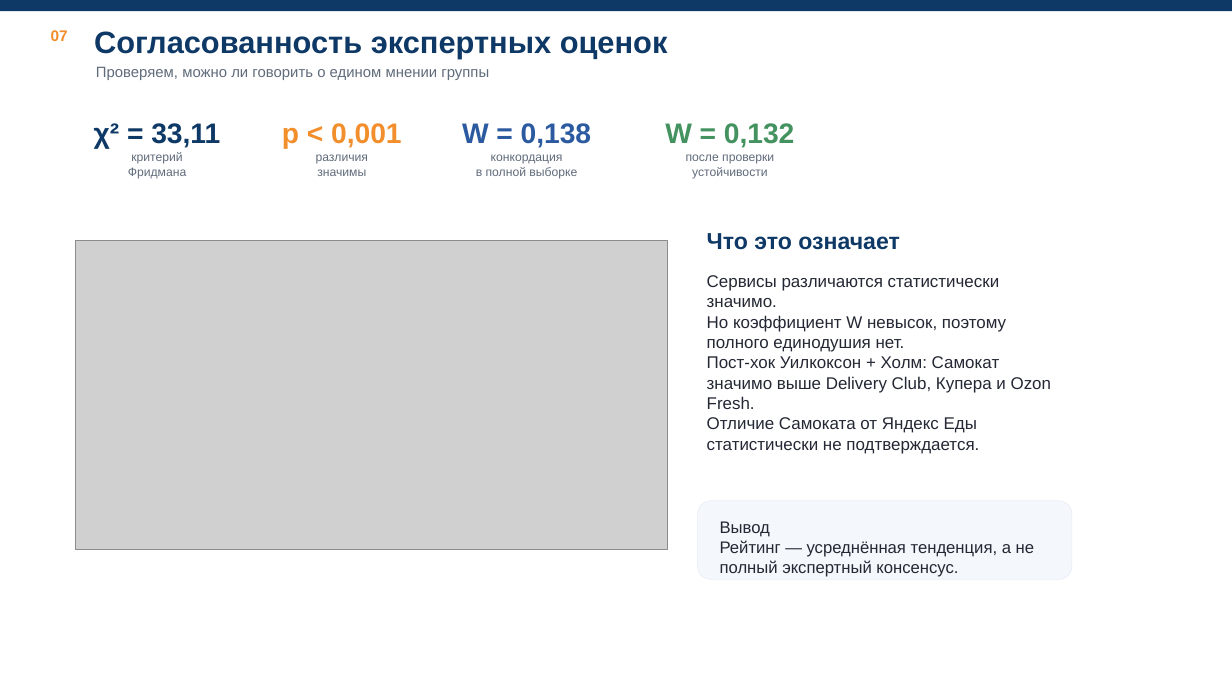
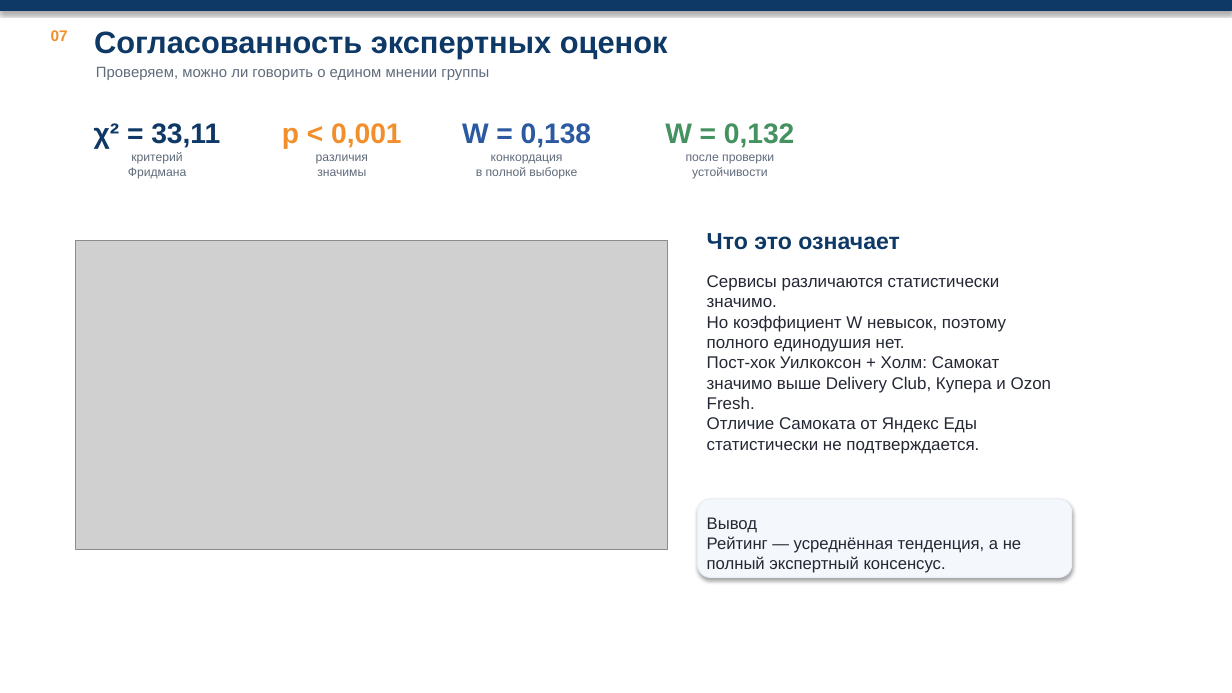
Before and after one commit to Echways/SPoI, a slide deck: slide 7 of lab-3/presentation/Presentation.pptx. Drawn at 1232x693 pixels with LibreOffice and Linux fonts; fonts in the diff are those of the drawing; grey boxes stand for pictures; background and template pictures are left out. Boxes give left, top, right and bottom in pixels: in the first picture for what was removed or moved away, otherwise in the second. Text is boxed around its words. In the diff, an @@ line names an element or a change of style, - is before the commit and + after.

Commit message:
upd pptx

```diff
--- a/lab-3/presentation/Presentation.pptx
+++ b/lab-3/presentation/Presentation.pptx
@@ rectangle at box(0, 0, 1232, 11): shadow on @@
@@ rectangle added at box(0, 0, 1232, 693), fill #FFFFFF @@
@@ text "Вывод": place and size @@
-text "Вывод" at box(720, 521, 1034, 577)
+text "Вывод" at box(707, 517, 1021, 573)
@@ rounded rectangle at box(698, 499, 1072, 578): outline #E8EFF7 0.5 pt to #E8EFF7 0.75 pt; shadow on; proportions changed @@
```
Also in this commit, not shown: 9 other slides changed.
